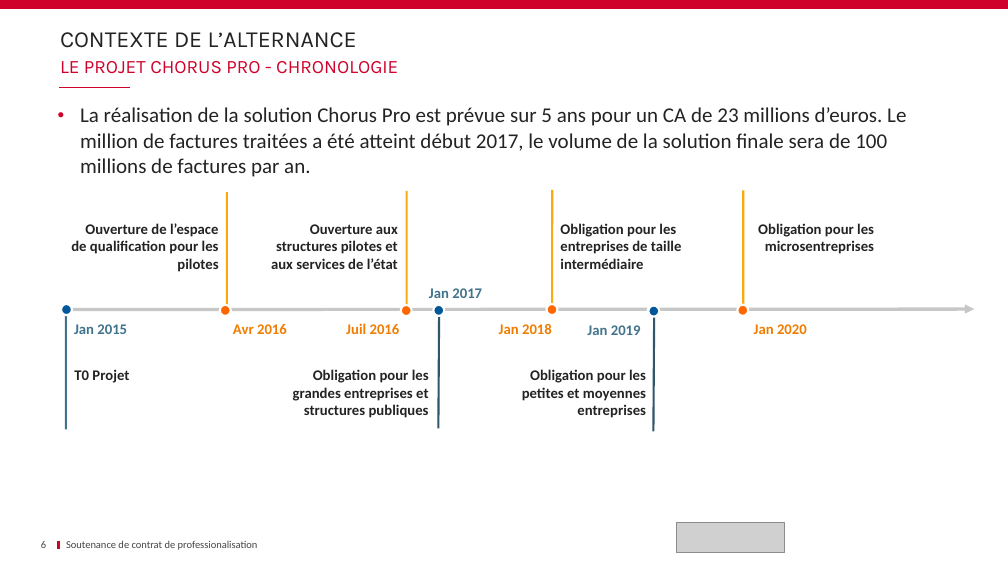
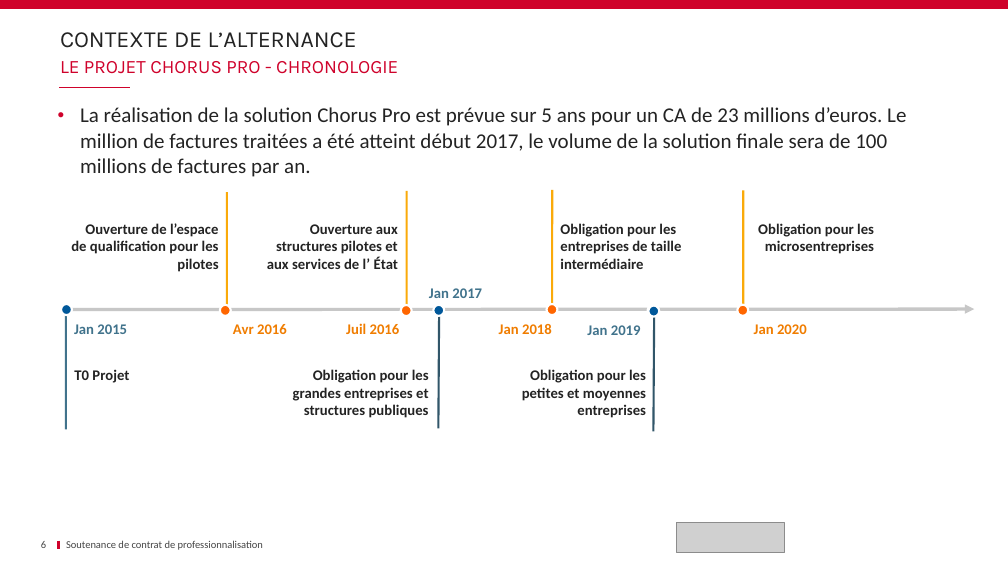
Before and after one commit to Dixit-Z/Memoire, a slide deck: slide 6 of Soutenance.pptx. Drawn at 1008x567 pixels with LibreOffice and Linux fonts; fonts in the diff are those of the drawing; grey boxes stand for pictures; background and template pictures are left out. Boxes give left, top, right and bottom in pixels: in the first picture for what was removed or moved away, otherwise in the second. Text is boxed around its words. In the diff, an @@ line names an element or a change of style, - is before the commit and + after.

```diff
--- a/Soutenance.pptx
+++ b/Soutenance.pptx
@@ text at bbox=[267, 224, 398, 269]: text changed @@
-Ouverture aux structures pilotes et aux services de l’état
+Ouverture aux structures pilotes et aux services de l’ État
@@ text at bbox=[66, 540, 263, 550]: text changed @@
-Soutenance de contrat de professionalisation
+Soutenance de contrat de professionnalisation
```
Also in this commit, not shown: 39 other slides changed, 1 slide added.
